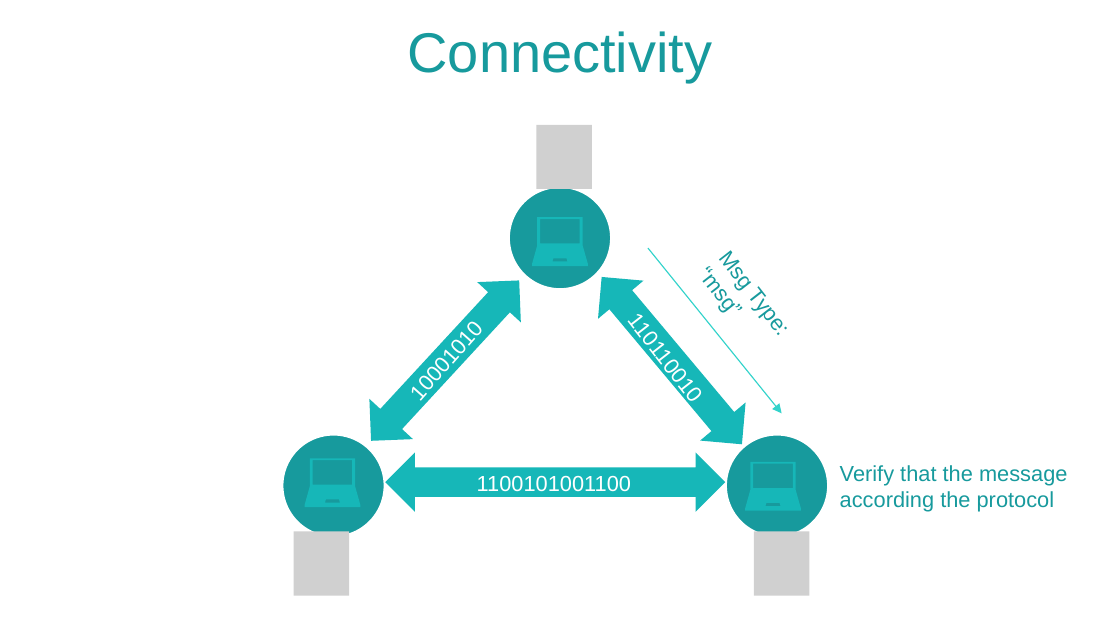
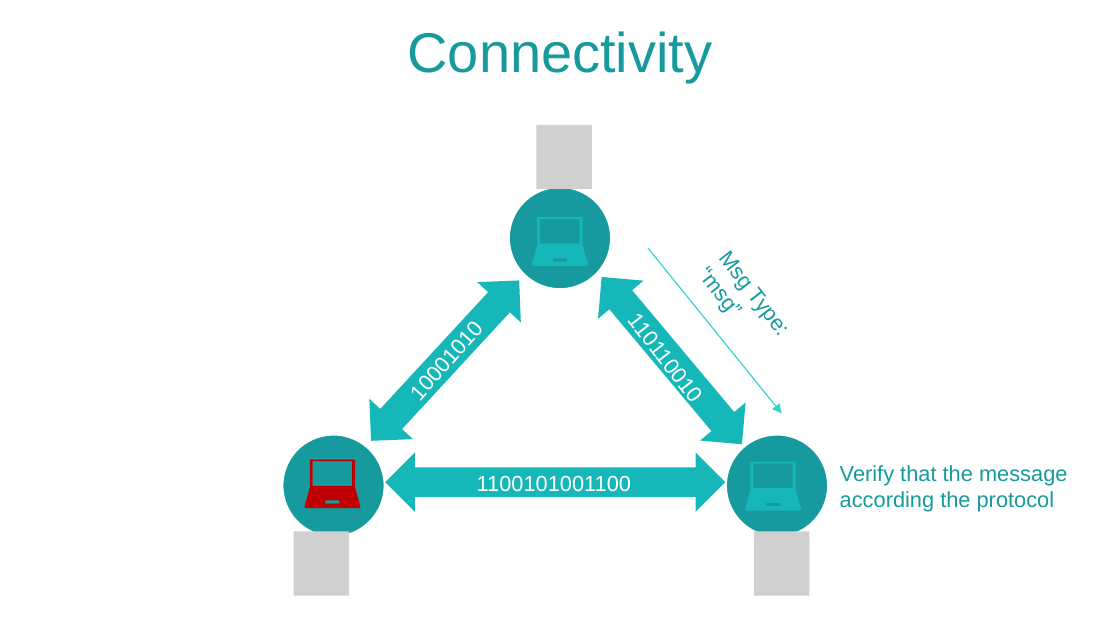
Before and after one commit to sarganio/Final-Project, a slide deck: slide 6 of Final Project.pptx. Drawn at 1120x630 pixels with LibreOffice and Linux fonts; fonts in the diff are those of the drawing; grey boxes stand for pictures; background and template pictures are left out. Boxes give left, top, right and bottom in pixels: in the first picture for what was removed or moved away, otherwise in the second. Text is boxed around its words. In the diff, an @@ line names an element or a change of style, - is before the commit and + after.

```diff
--- a/Final Project.pptx
+++ b/Final Project.pptx
@@ freeform shape added at [305, 459, 361, 508], fill #C00000 @@
```
Also in this commit, not shown: 6 other slides changed, 1 slide added, 2 slides removed, 6 other files.
